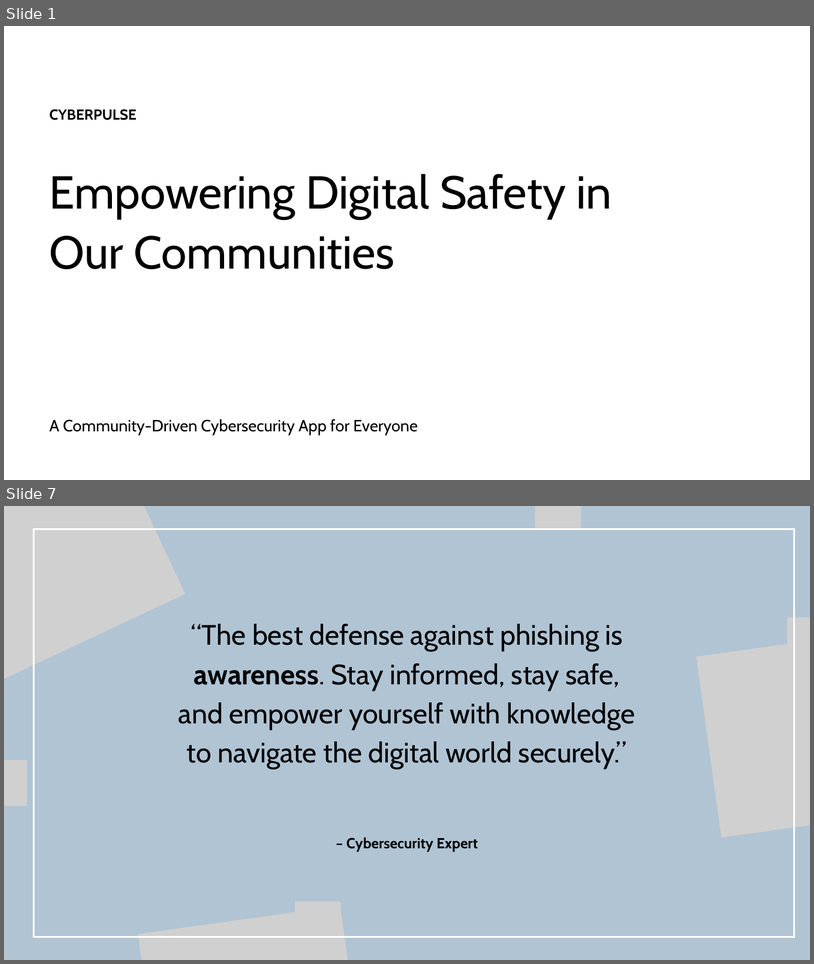
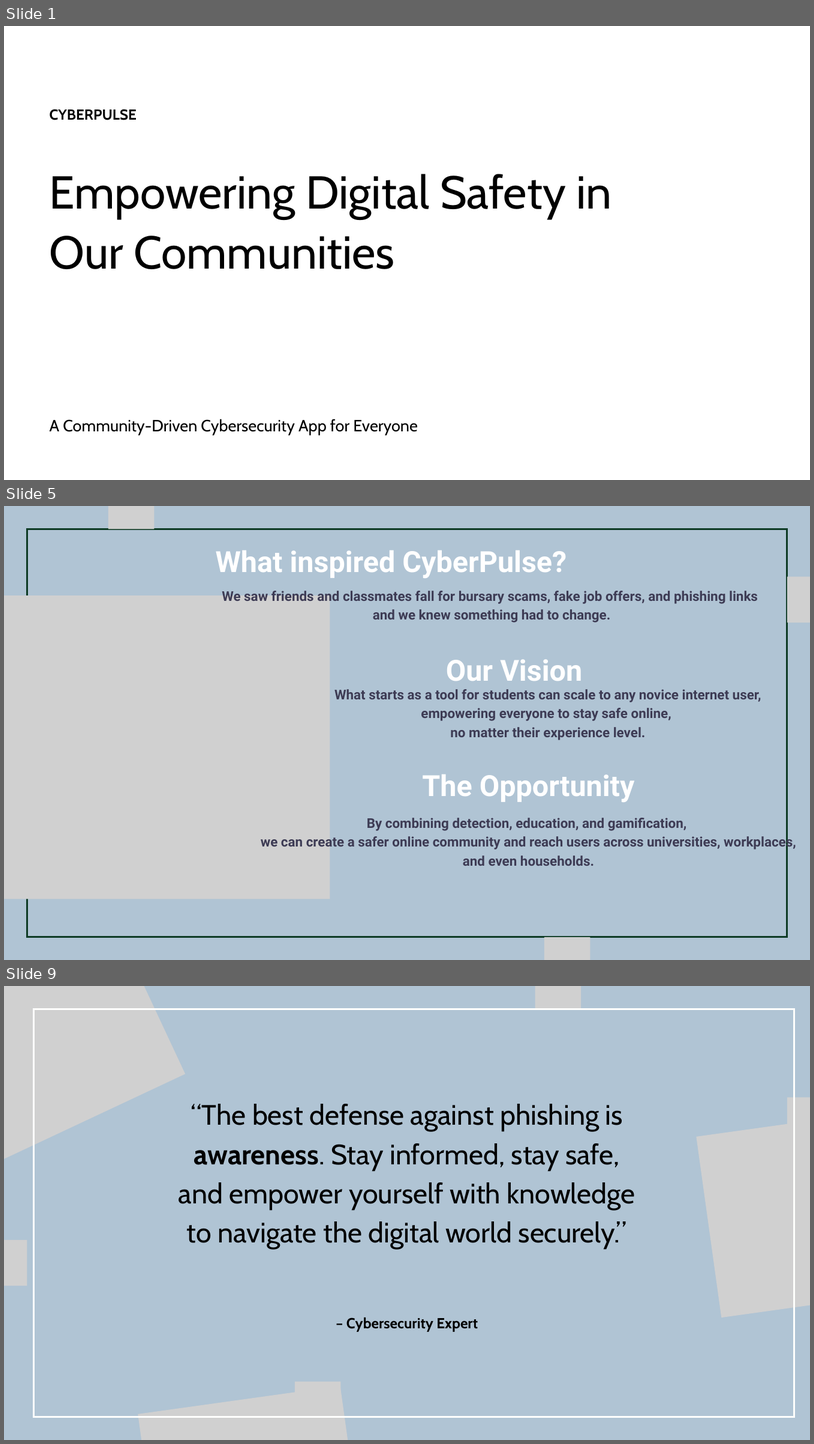
Before and after one commit to brogrammer012/CipherNova, a slide deck: demo/Presentation - CyberPulse.pptx. Shown one above the other, each under a label of ours: slides 1 and 7 before the commit, slides 1, 5 and 9 after it; the slides between them are not shown. The pictures are 814x964 and 814x1444 pixels, drawn with LibreOffice and Linux fonts; fonts in the diff are those of the drawing; grey boxes stand for pictures; background and template pictures are left out. Boxes give left, top, right and bottom in pixels: in the first picture for what was removed or moved away, otherwise in the second. Text is boxed around its words. In the diff, an @@ line names an element or a change of style, - is before the commit and + after.

```diff
--- a/demo/Presentation - CyberPulse.pptx
+++ b/demo/Presentation - CyberPulse.pptx
@@ slide 5 added at (4, 506, 810, 960), background #B0C4D4 @@
@@ picture added at (108, 506, 155, 529) @@
@@ freeform shape added at (27, 529, 788, 937), outline #0E3B25 3 pt @@
@@ text added at (216, 550, 567, 578), 52 pt, text #FFFFFF, bold @@
+What inspired CyberPulse?
@@ picture added at (788, 577, 810, 622) @@
@@ picture added at (4, 595, 330, 899) @@
@@ text added at (222, 591, 758, 622), 24 pt, text #3D3B54, bold @@
+We saw friends and classmates fall for bursary scams, fake job offers, and phishing links
+and we knew something had to change.
@@ picture added at (86, 617, 317, 849) @@
@@ text added at (446, 659, 582, 681), 52 pt, text #FFFFFF, bold @@
+Our Vision
@@ text added at (335, 689, 762, 740), 24 pt, text #3D3B54, bold @@
+What starts as a tool for students can scale to any novice internet user,
+empowering everyone to stay safe online,
+no matter their experience level.
@@ text added at (422, 774, 635, 802), 52 pt, text #FFFFFF, bold @@
+The Opportunity
@@ picture added at (201, 820, 247, 866) @@
@@ text added at (261, 817, 797, 865), 24 pt, text #3D3B54, bold @@
+By combining detection, education, and gamification,
+we can create a safer online community and reach users across universities, workplaces, and even households.
@@ picture added at (545, 937, 591, 960) @@
@@ what was slide 7 is now slide 9 @@
```
Also in this commit, not shown: 4 slides changed, 3 other slides added, 2 slides removed.
